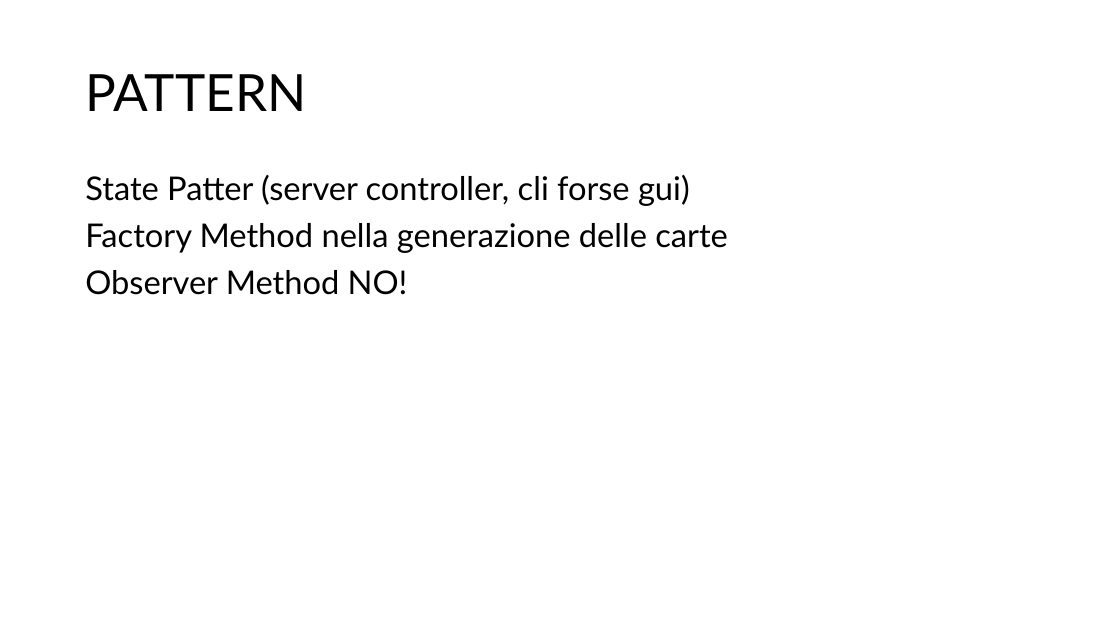
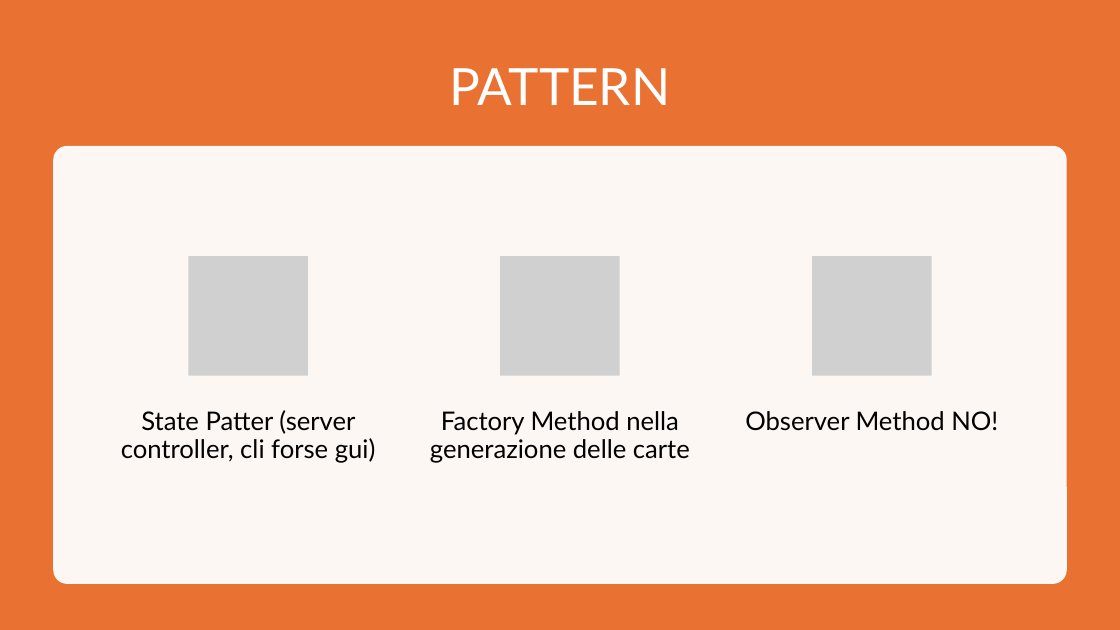
Before and after one commit to Ago19pc/IS24-AM04, a slide deck: slide 7 of deliveries/Codex Naturalis.pptx. Drawn at 1120x630 pixels with LibreOffice and Linux fonts; fonts in the diff are those of the drawing; grey boxes stand for pictures. Boxes give left, top, right and bottom in pixels: in the first picture for what was removed or moved away, otherwise in the second. Text is boxed around its words. In the diff, an @@ line names an element or a change of style, - is before the commit and + after.

```diff
--- a/deliveries/Codex Naturalis.pptx
+++ b/deliveries/Codex Naturalis.pptx
@@ rectangle added at (0, 0, 1120, 630), fill #E97132 @@
@@ title "PATTERN": place and size @@
-title "PATTERN" at (85, 74, 306, 111)
+title "PATTERN" at (449, 68, 670, 105)
@@ title "PATTERN" at (449, 68, 670, 105): text colour #000000 to #FFFFFF; alignment left to centre @@
@@ rounded rectangle added at (53, 146, 1067, 584), fill #FFFFFF at 95% opacity @@
@@ text removed at (85, 175, 728, 295) @@
-State Patter (server controller, cli forse gui)
-Factory Method nella generazione delle carte
-Observer Method NO!
@@ group added at (121, 256, 998, 463): 3 pictures, 3 texts @@
+State Patter (server controller, cli forse gui)
+Factory Method nella generazione delle carte
+Observer Method NO!
```
Also in this commit, not shown: 7 other slides changed, 5 slides added, 4 slides removed.
